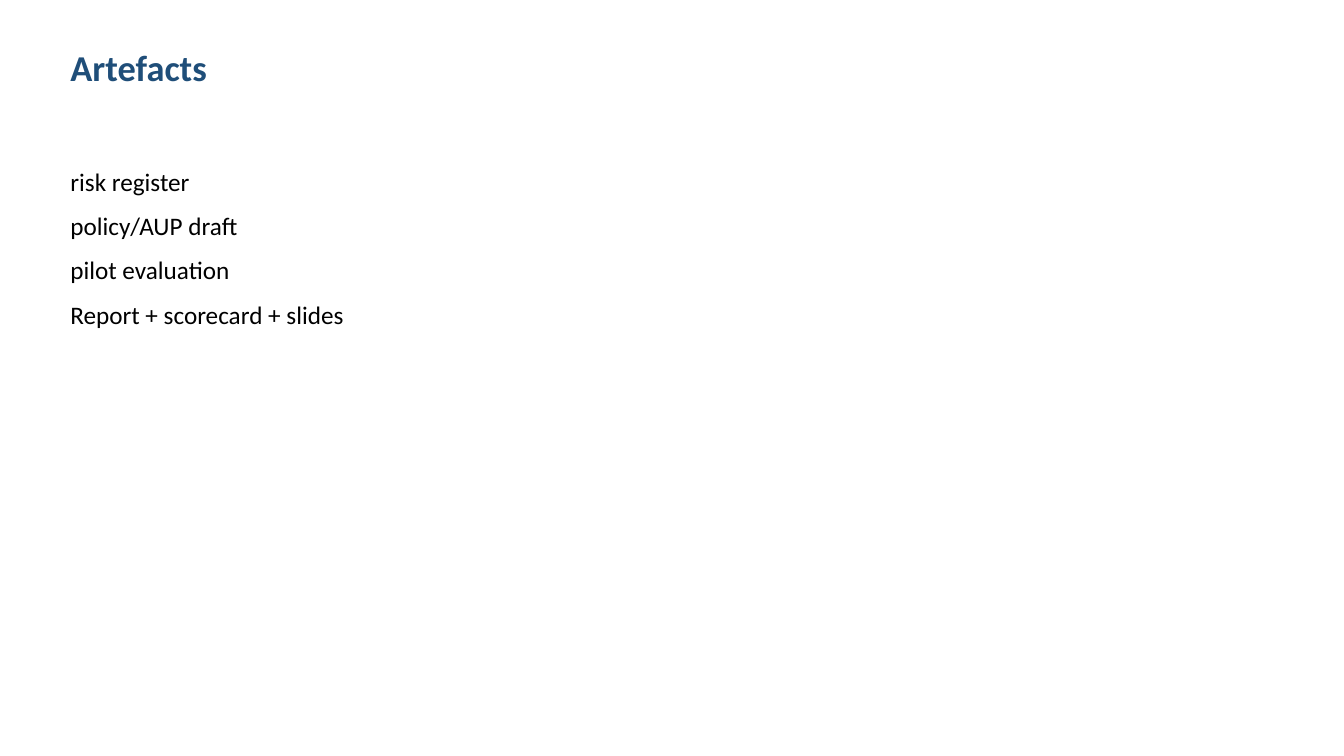
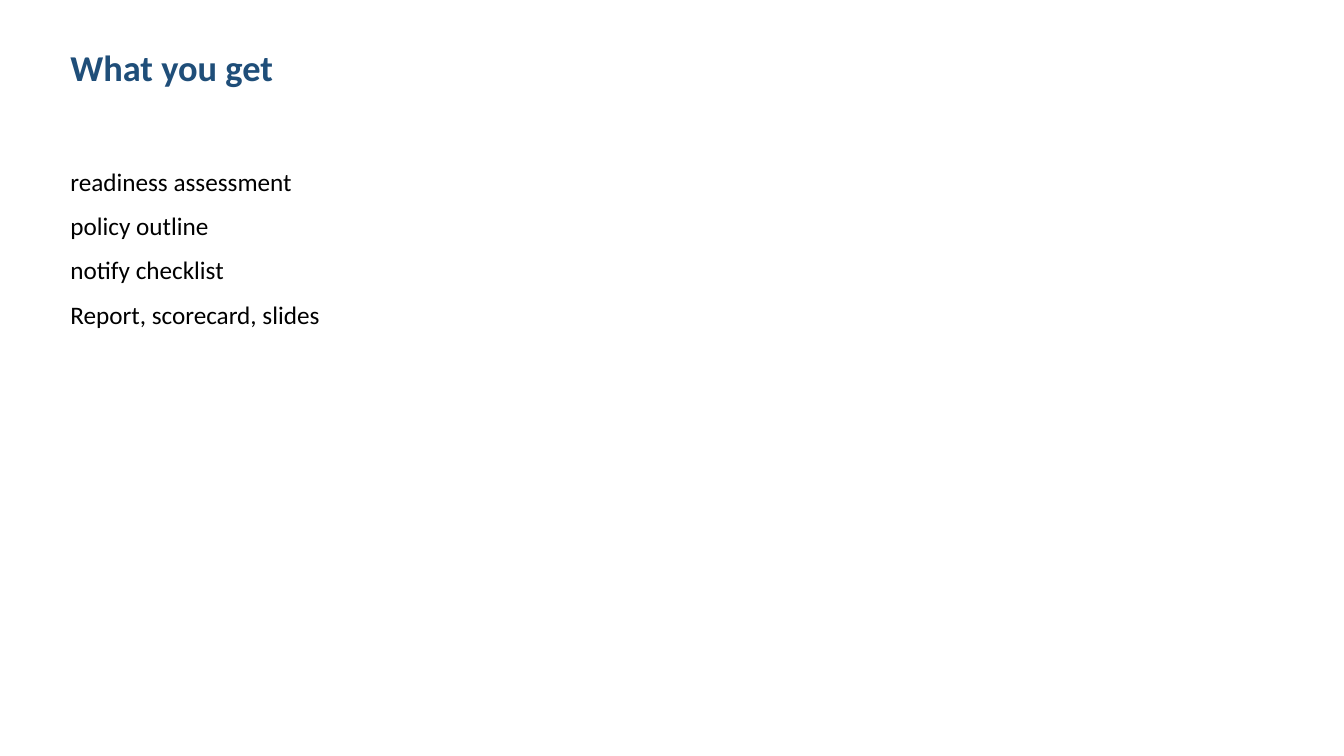
Before and after one commit to shohrabniaz/ai-email-threat-detection, a slide deck: slide 3 of Final_Submission/02_Presentation.pptx. Drawn at 1344x756 pixels with LibreOffice and Linux fonts; fonts in the diff are those of the drawing. Boxes give left, top, right and bottom in pixels: in the first picture for what was removed or moved away, otherwise in the second. Text is boxed around its words. In the diff, an @@ line names an element or a change of style, - is before the commit and + after.

Commit message:
Polish portfolio pack for professional showcase readiness.

```diff
--- a/Final_Submission/02_Presentation.pptx
+++ b/Final_Submission/02_Presentation.pptx
@@ text at box(70, 55, 273, 87): text changed @@
-Artefacts
+What you get
@@ text at box(70, 173, 319, 328): text changed @@
-risk register
-policy/AUP draft
-pilot evaluation
-Report + scorecard + slides
+readiness assessment
+policy outline
+notify checklist
+Report, scorecard, slides
```
Also in this commit, not shown: 3 other slides changed, 12 other files.
